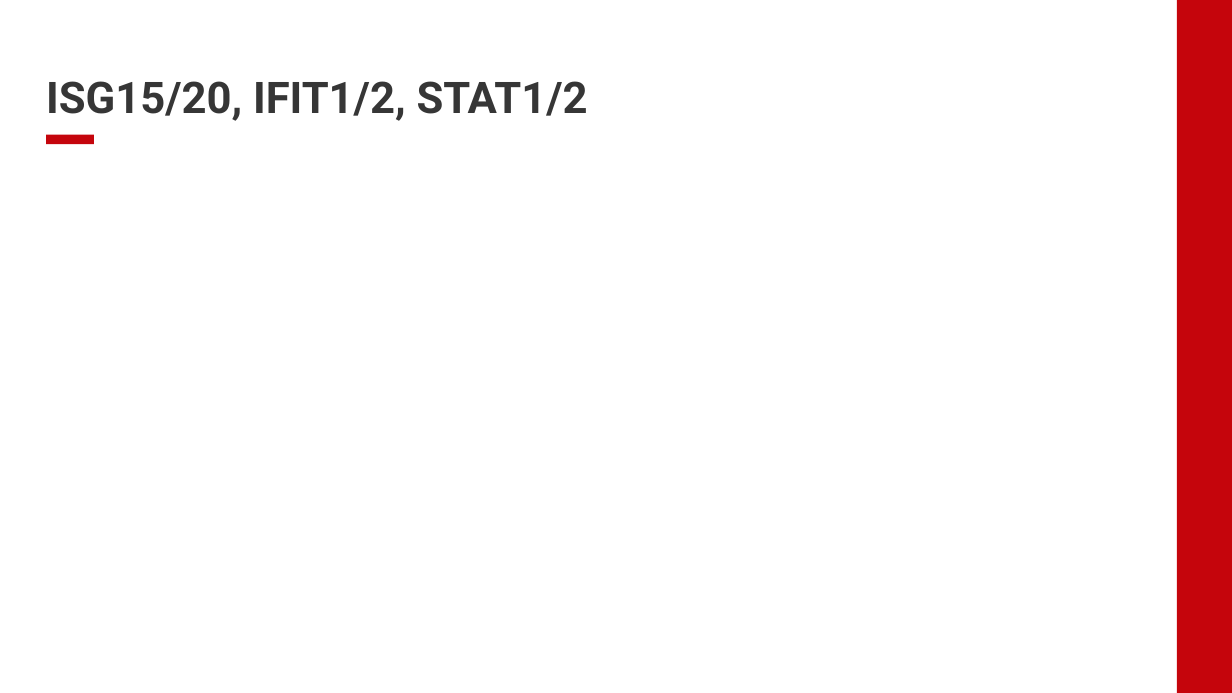
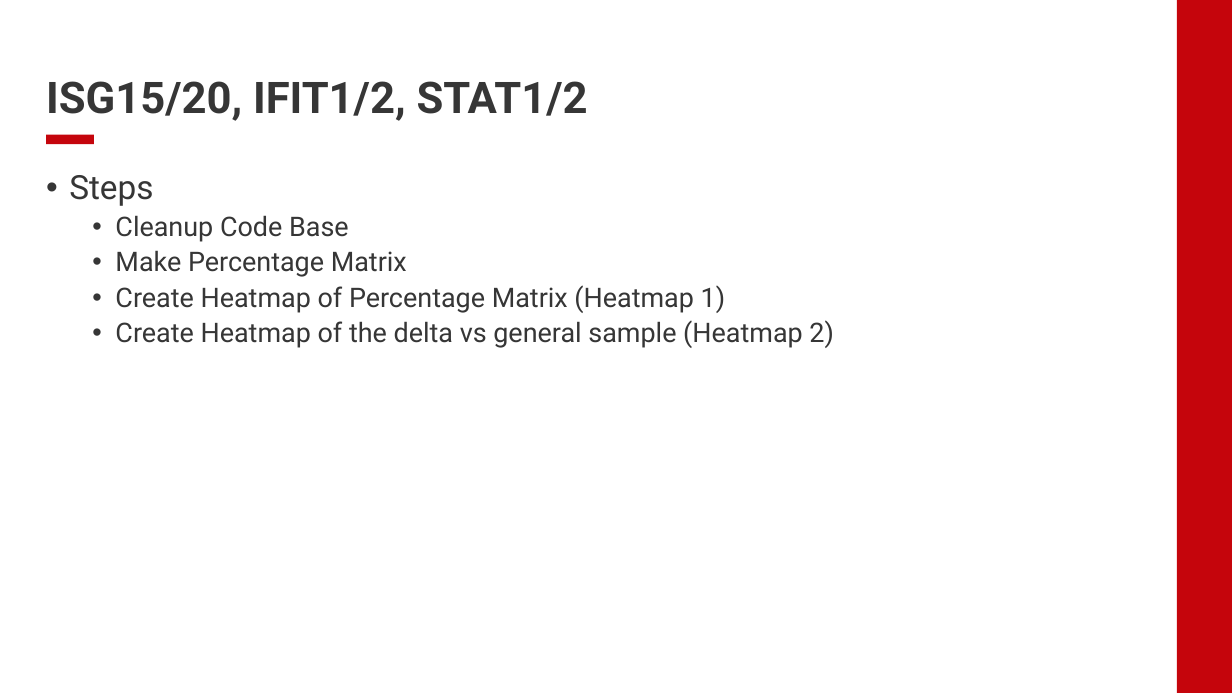
Before and after one commit to EDJohns/2025-Dinh-Lab-Research-Project, a slide deck: slide 15 of Shapiro 2025 Project/Weekly Updates/Week 4 Updates.pptx. Drawn at 1232x693 pixels with LibreOffice and Linux fonts; fonts in the diff are those of the drawing; background and template pictures are left out. Boxes give left, top, right and bottom in pixels: in the first picture for what was removed or moved away, otherwise in the second. Text is boxed around its words. In the diff, an @@ line names an element or a change of style, - is before the commit and + after.

```diff
--- a/Shapiro 2025 Project/Weekly Updates/Week 4 Updates.pptx
+++ b/Shapiro 2025 Project/Weekly Updates/Week 4 Updates.pptx
@@ text added at (69, 175, 834, 348), 21 pt, text #363636 @@
+• Steps
+  • Cleanup Code Base
+  • Make Percentage Matrix
+  • Create Heatmap of Percentage Matrix (Heatmap 1)
+  • Create Heatmap of the delta vs general sample (Heatmap 2)
```
Also in this commit, not shown: 2 other slides changed, 1 slide added, 3 slides removed, 26 other files.
